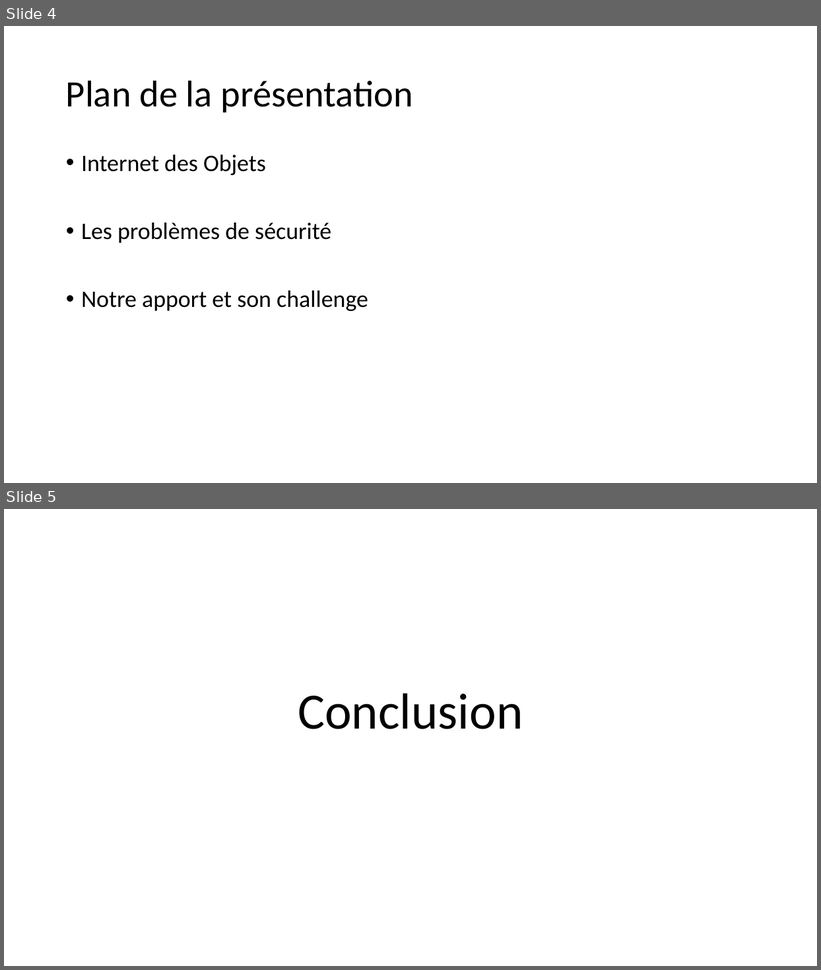
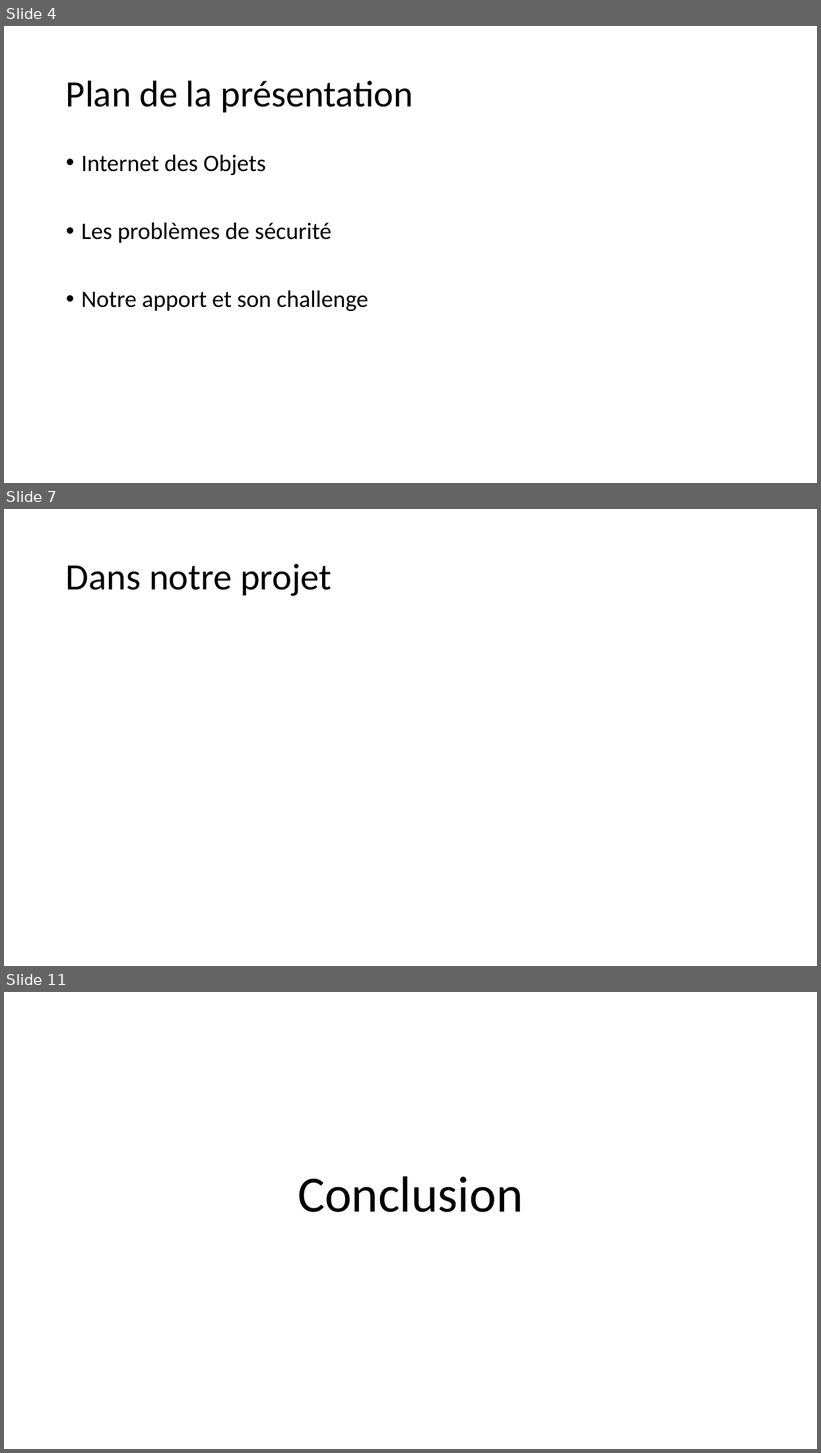
Before and after one commit to SquierDotQn/6lp-sniffer, a slide deck: Présentation1.odp. Shown one above the other, each under a label of ours: slides 4 and 5 before the commit, slides 4, 7 and 11 after it; the slides between them are not shown. The pictures are 821x970 and 821x1453 pixels, drawn with LibreOffice and Linux fonts; fonts in the diff are those of the drawing; background and template pictures are left out. Boxes give left, top, right and bottom in pixels: in the first picture for what was removed or moved away, otherwise in the second. Text is boxed around its words. In the diff, an @@ line names an element or a change of style, - is before the commit and + after.

```diff
--- a/Présentation1.odp
+++ b/Présentation1.odp
@@ slide 7 added at bbox=[4, 509, 817, 966], background #FFFFFF @@
@@ title added at bbox=[66, 564, 331, 596], 44 pt, text #000000 @@
+Dans notre projet
@@ what was slide 5 is now slide 11 @@
```
Also in this commit, not shown: 5 other slides added.
